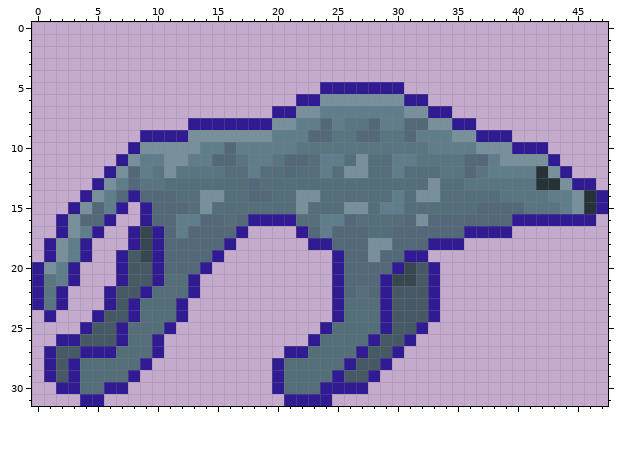
Two states of a pixel-art sprite, Sprites/Enemies/Bosses/BigDoggo/BigDoggoJump1.png. Above: the version before the commit.
The file is 48x32 pixels. The old version is drawn lined up with the new one.
New version:
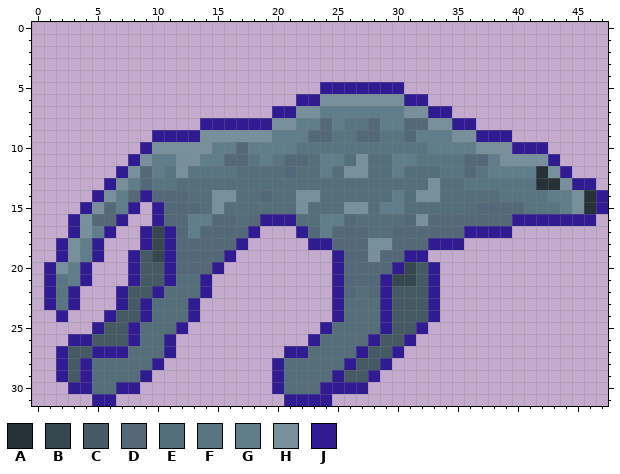
Palette (. is transparent): A #263238  B #37474f  C #455a64  D #536878  E #546e7a  F #587581  G #607d8b  H #78909c  J #311b92
From old to new:
whole drawing moved by +0,+1 (the old picture is shown already moved)
Changed rows in their new state; - is an unchanged pixel.
first column x 0:
 8 -------------.-----
 9 ---------.---J-----
10 --------.J----H-GD-
11 -------.JH-G-H-G-DF
12 ------.JHDGFH---F-E
13 -----.JHGD-F------E
14 ----.JHGDJ--D-E-H-E
15 ---.JHDGJ.J--DEH---
16 --.JH-DJ-.J-D-G-DED
17 --.JHGJ-.JBJDG---DJ
18 -.JHGJ--.JBJ----DJ-
19 -.JHGJ-.JCBJ---DJ--
20 .JHGJ--.J-CJ--DJ---
21 .JFGJ--.J-CJ-EJ----
22 .JFJ--.J-CJ--EJ----
23 .JFJ--.JCJ--EJ-----
24 -.J--.J-CJ--EJ-----
25 ----.J-CJ--EJ------
26 --.-J--CJ-EJ-------
27 -.J-C--J--EJ-------
28 -.JCJ----EJ--------
29 -.JCJ---EJ---------
30 --.-J-E-J----------
31 ----.-J------------
Changed places in both pictures, as pixel boxes (x1, y1, x2, y2):
changed: (32, 118, 260, 406)
